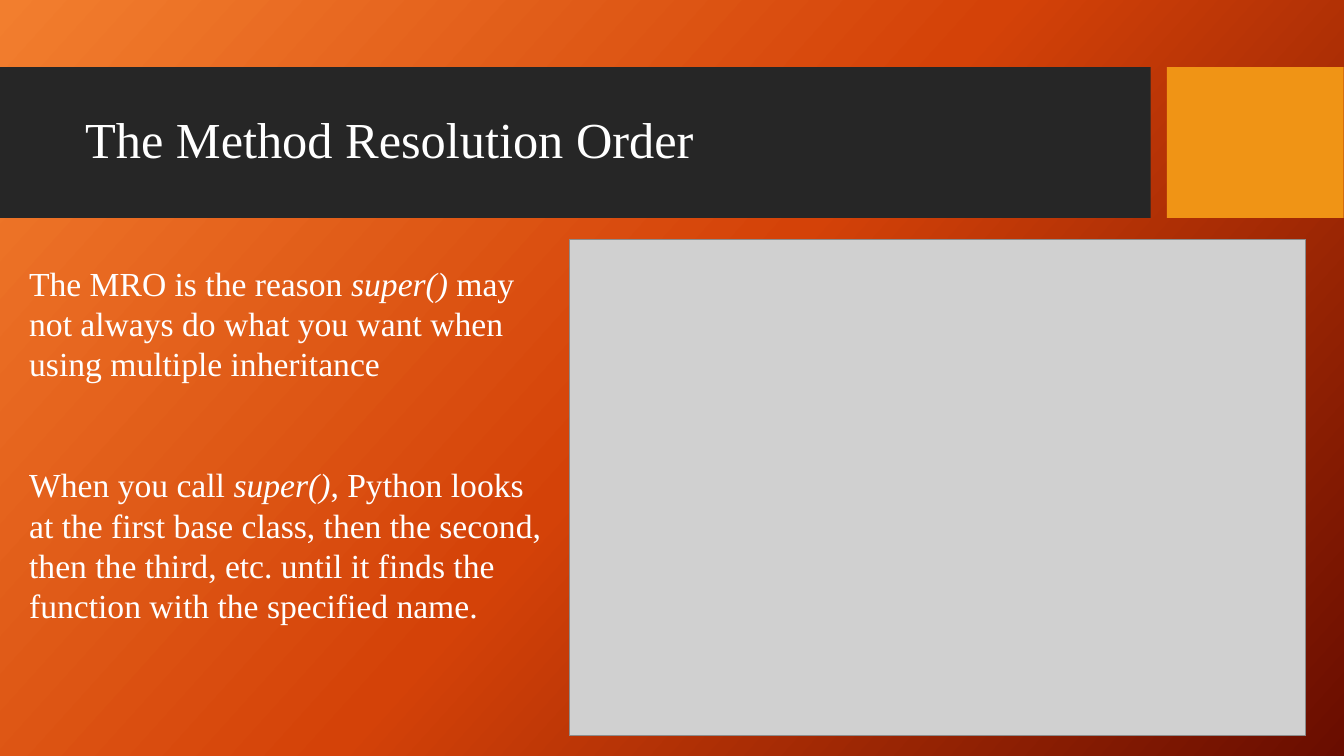
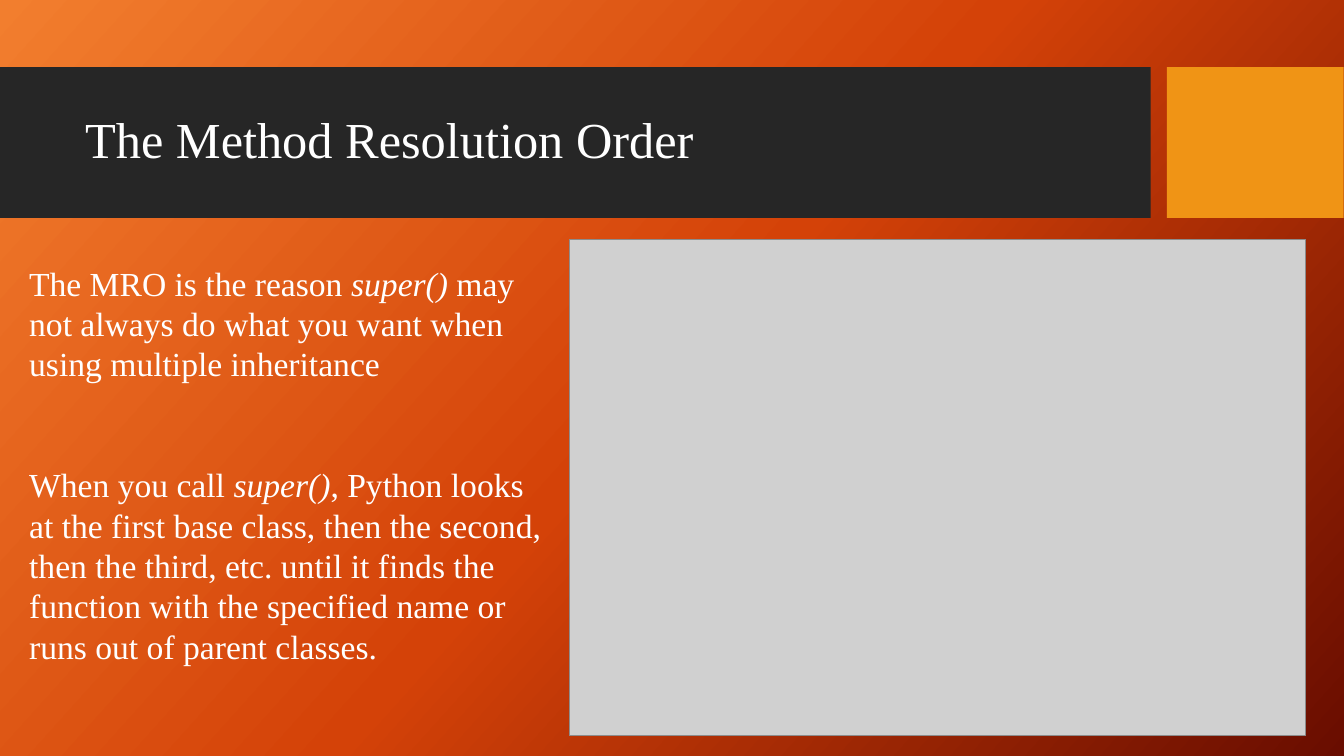
Before and after one commit to giganano/PythonBootcamp, a slide deck: slide 8 of slides/multiple_inheritance.pptx. Drawn at 1344x756 pixels with LibreOffice and Linux fonts; fonts in the diff are those of the drawing; grey boxes stand for pictures; background and template pictures are left out. Boxes give left, top, right and bottom in pixels: in the first picture for what was removed or moved away, otherwise in the second. Text is boxed around its words. In the diff, an @@ line names an element or a change of style, - is before the commit and + after.

```diff
--- a/slides/multiple_inheritance.pptx
+++ b/slides/multiple_inheritance.pptx
@@ text at <box>29,473,541,665</box>: text changed @@
-When you call super(), Python looks at the first base class, then the second, then the third, etc. until it finds the function with the specified name.
+When you call super(), Python looks at the first base class, then the second, then the third, etc. until it finds the function with the specified name or runs out of parent classes.
```
Also in this commit, not shown: 5 other slides changed, 2 other files.
